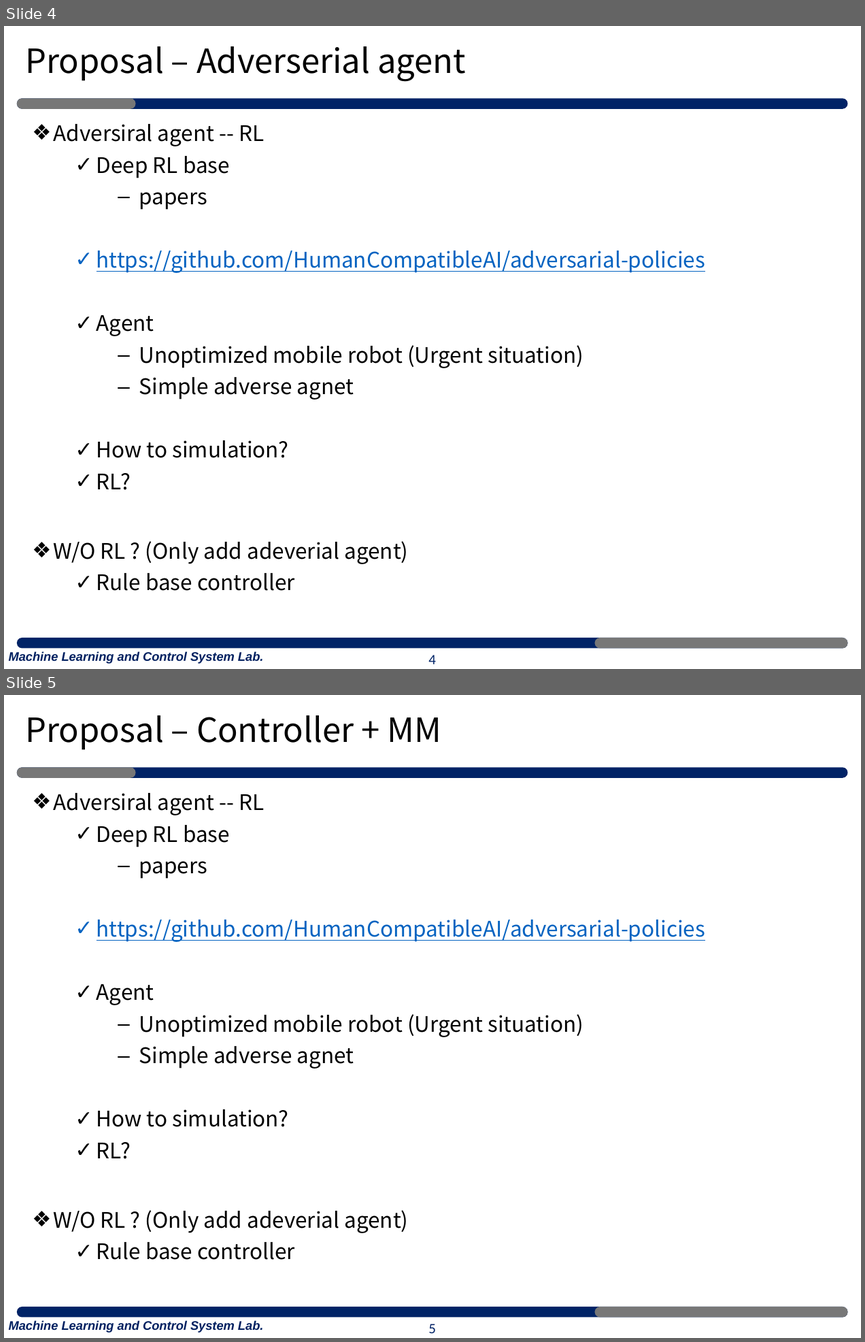
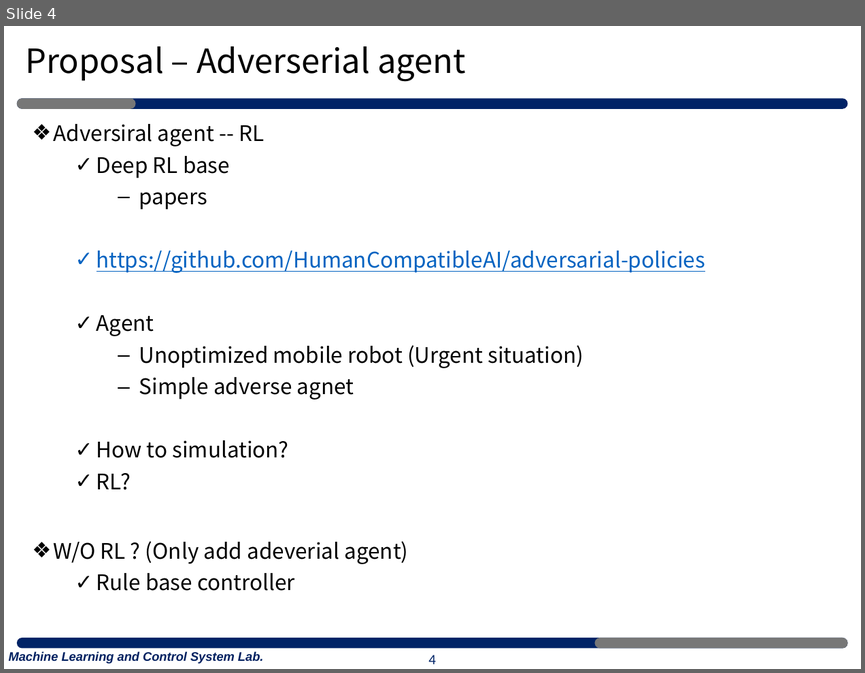
Before and after one commit to merschformann/RAWSim-O, a slide deck: MLP_Project/0402/210402_MLP_HWlee.pptx. Shown one above the other, each under a label of ours: slides 4 and 5 before the commit, slide 4 after it. The pictures are 865x1342 and 865x673 pixels, drawn with LibreOffice and Linux fonts; fonts in the diff are those of the drawing. Boxes give left, top, right and bottom in pixels: in the first picture for what was removed or moved away, otherwise in the second. Text is boxed around its words. In the diff, an @@ line names an element or a change of style, - is before the commit and + after.

```diff
--- a/MLP_Project/0402/210402_MLP_HWlee.pptx
+++ b/MLP_Project/0402/210402_MLP_HWlee.pptx
@@ slide 5 removed at <box>4,695,861,1338</box>, background #FFFFFF; not listed: 5 template elements that a slide beside it also shows @@
@@ title removed at <box>25,715,441,750</box> @@
-Proposal – Controller + MM
@@ text removed at <box>54,793,705,1259</box> @@
-❖ Adversiral agent -- RL
-  ✓ Deep RL base
-    ‒ papers
-  ✓ https://github.com/HumanCompatibleAI/adversarial-policies
-  ✓ Agent
-    ‒ Unoptimized mobile robot (Urgent situation)
-    ‒ Simple adverse agnet
-  ✓ How to simulation?
-  ✓ RL?
-❖ W/O RL ? (Only add adeverial agent)
-  ✓ Rule base controller
@@ page number removed at <box>428,1323,436,1333</box> @@
-5
```
Also in this commit, not shown: 2 slides added.
